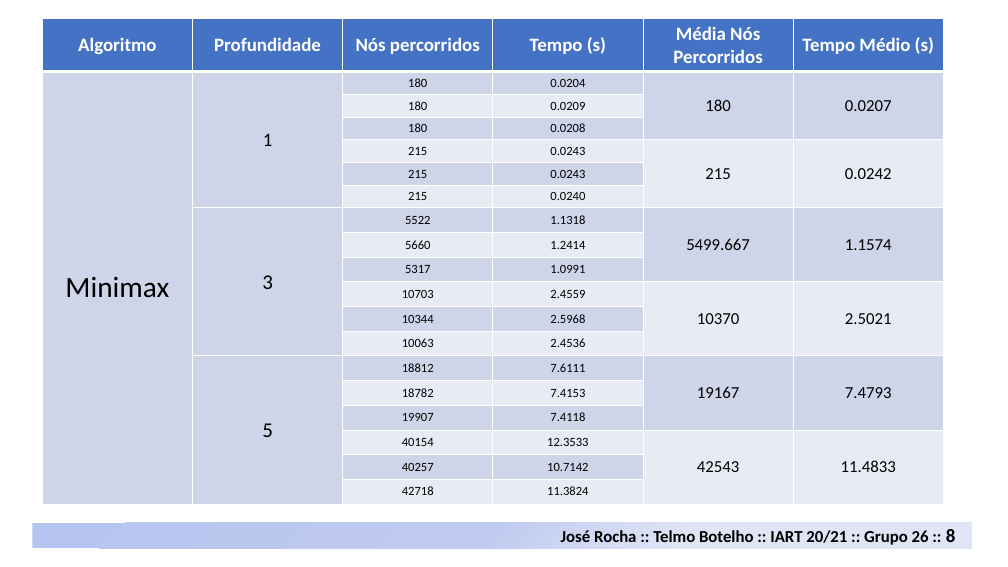
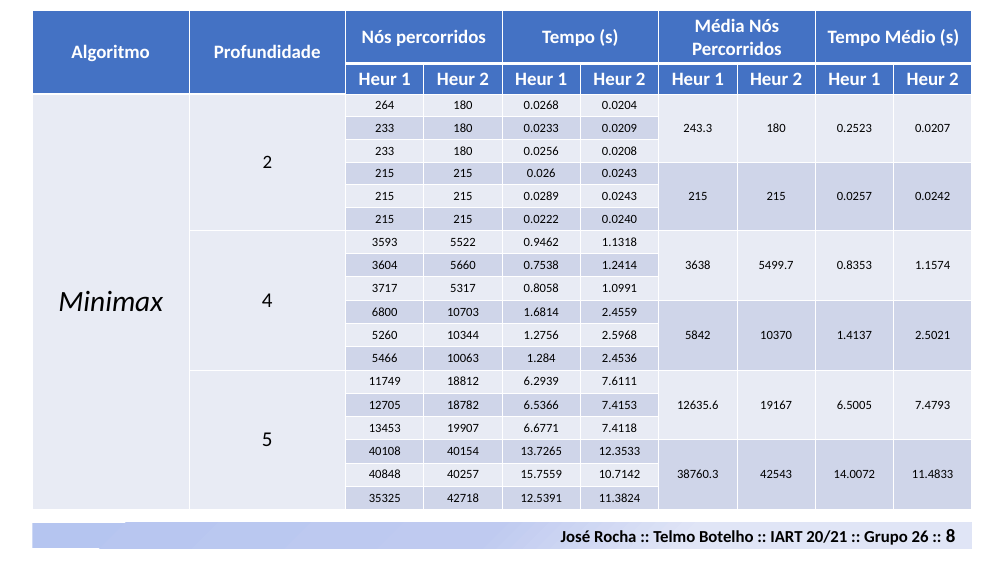
Before and after one commit to davidrocha9/FEUP-IART, a slide deck: slide 8 of Proj1/doc/Neutreeko.pptx. Drawn at 1008x567 pixels with LibreOffice and Linux fonts; fonts in the diff are those of the drawing. Boxes give left, top, right and bottom in pixels: in the first picture for what was removed or moved away, otherwise in the second. Text is boxed around its words. In the diff, an @@ line names an element or a change of style, - is before the commit and + after.

```diff
--- a/Proj1/doc/Neutreeko.pptx
+++ b/Proj1/doc/Neutreeko.pptx
@@ table at bbox=[33, 11, 975, 510] @@
-Algoritmo | Profundidade | Nós percorridos | Tempo (s) | Média Nós Percorridos | Tempo Médio (s)
-Minimax | 1 | 180 | 0.0204 | 180 | 0.0207
- |  | 180 | 0.0209 |  | 
- |  | 180 | 0.0208 |  | 
- |  | 215 | 0.0243 | 215 | 0.0242
- |  | 215 | 0.0243 |  | 
- |  | 215 | 0.0240 |  | 
- | 3 | 5522 | 1.1318 | 5499.667 | 1.1574
- |  | 5660 | 1.2414 |  | 
- |  | 5317 | 1.0991 |  | 
- |  | 10703 | 2.4559 | 10370 | 2.5021
- |  | 10344 | 2.5968 |  | 
- |  | 10063 | 2.4536 |  | 
- | 5 | 18812 | 7.6111 | 19167 | 7.4793
- |  | 18782 | 7.4153 |  | 
- |  | 19907 | 7.4118 |  | 
- |  | 40154 | 12.3533 | 42543 | 11.4833
- |  | 40257 | 10.7142 |  | 
- |  | 42718 | 11.3824 |  | 
+Algoritmo | Profundidade | Nós percorridos |  | Tempo (s) |  | Média Nós Percorridos |  | Tempo Médio (s) | 
+ |  | Heur 1 | Heur 2 | Heur 1 | Heur 2 | Heur 1 | Heur 2 | Heur 1 | Heur 2
+Minimax | 2 | 264 | 180 | 0.0268 | 0.0204 | 243.3 | 180 | 0.2523 | 0.0207
+ |  | 233 | 180 | 0.0233 | 0.0209 |  |  |  | 
+ |  | 233 | 180 | 0.0256 | 0.0208 |  |  |  | 
+ |  | 215 | 215 | 0.026 | 0.0243 | 215 | 215 | 0.0257 | 0.0242
+ |  | 215 | 215 | 0.0289 | 0.0243 |  |  |  | 
+ |  | 215 | 215 | 0.0222 | 0.0240 |  |  |  | 
+ | 4 | 3593 | 5522 | 0.9462 | 1.1318 | 3638 | 5499.7 | 0.8353 | 1.1574
+ |  | 3604 | 5660 | 0.7538 | 1.2414 |  |  |  | 
+ |  | 3717 | 5317 | 0.8058 | 1.0991 |  |  |  | 
+ |  | 6800 | 10703 | 1.6814 | 2.4559 | 5842 | 10370 | 1.4137 | 2.5021
+ |  | 5260 | 10344 | 1.2756 | 2.5968 |  |  |  | 
+ |  | 5466 | 10063 | 1.284 | 2.4536 |  |  |  | 
+ | 5 | 11749 | 18812 | 6.2939 | 7.6111 | 12635.6 | 19167 | 6.5005 | 7.4793
+ |  | 12705 | 18782 | 6.5366 | 7.4153 |  |  |  | 
+ |  | 13453 | 19907 | 6.6771 | 7.4118 |  |  |  | 
+ |  | 40108 | 40154 | 13.7265 | 12.3533 | 38760.3 | 42543 | 14.0072 | 11.4833
+ |  | 40848 | 40257 | 15.7559 | 10.7142 |  |  |  | 
+ |  | 35325 | 42718 | 12.5391 | 11.3824 |  |  |  | 
@@ table: place and size @@
-table at bbox=[42, 19, 945, 504]
+table at bbox=[33, 11, 975, 510]
```
Also in this commit, not shown: 4 other slides changed, 7 other files.
